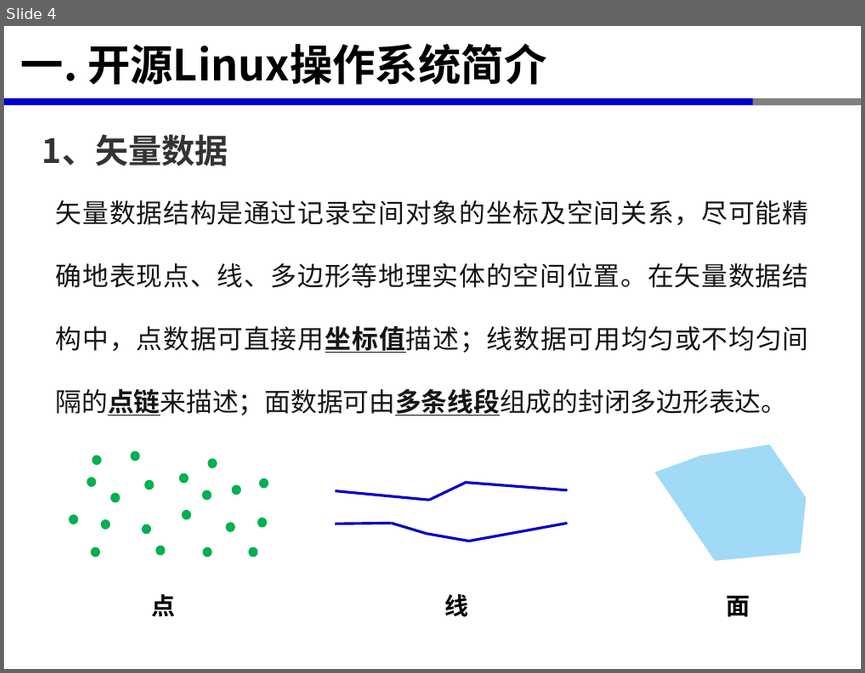
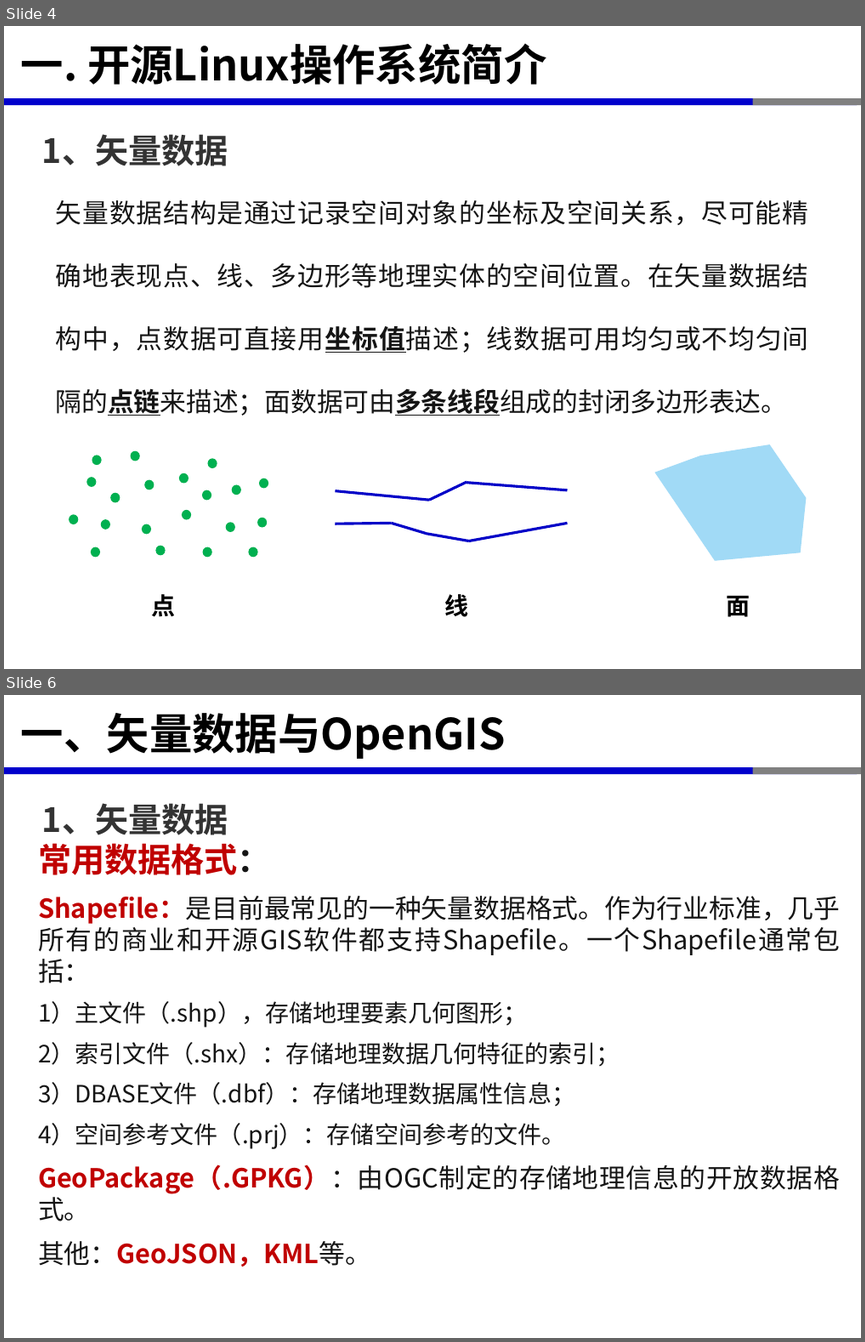
Before and after one commit to xinluo2018/open-source-gis-course, a slide deck: 第4章- OGR开源库及矢量数据处理-8课时/第3章-OGR开源库及矢量数据处理-8学时.pptx. Shown one above the other, each under a label of ours: slide 4 before the commit, slides 4 and 6 after it; the slides between them are not shown. The pictures are 865x673 and 865x1342 pixels, drawn with LibreOffice and Linux fonts; fonts in the diff are those of the drawing. Boxes give left, top, right and bottom in pixels: in the first picture for what was removed or moved away, otherwise in the second. Text is boxed around its words. In the diff, an @@ line names an element or a change of style, - is before the commit and + after.

```diff
--- a/第4章- OGR开源库及矢量数据处理-8课时/第3章-OGR开源库及矢量数据处理-8学时.pptx
+++ b/第4章- OGR开源库及矢量数据处理-8课时/第3章-OGR开源库及矢量数据处理-8学时.pptx
@@ slide 6 added at box(4, 695, 861, 1338), background #FFFFFF; not listed: 3 template elements that a slide beside it also shows @@
@@ title added at box(21, 713, 506, 759), 36 pt, text #000000, bold @@
+一、矢量数据与OpenGIS
@@ text added at box(42, 803, 228, 835), 28 pt, text #333333, bold @@
+1、矢量数据
@@ text added at box(38, 843, 840, 1266), 22 pt, text #151515 @@
+常用数据格式：
+Shapefile：是目前最常见的一种矢量数据格式。作为行业标准，几乎所有的商业和开源GIS软件都支持Shapefile。一个Shapefile通常包括：
+1）主文件（.shp），存储地理要素几何图形；
+2）索引文件（.shx）：存储地理数据几何特征的索引；
+3）DBASE文件（.dbf）：存储地理数据属性信息；
+4）空间参考文件（.prj）：存储空间参考的文件。
+GeoPackage（.GPKG）：由OGC制定的存储地理信息的开放数据格式。
+其他：GeoJSON，KML等。
```
Also in this commit, not shown: 12 slides changed, 15 other files.
